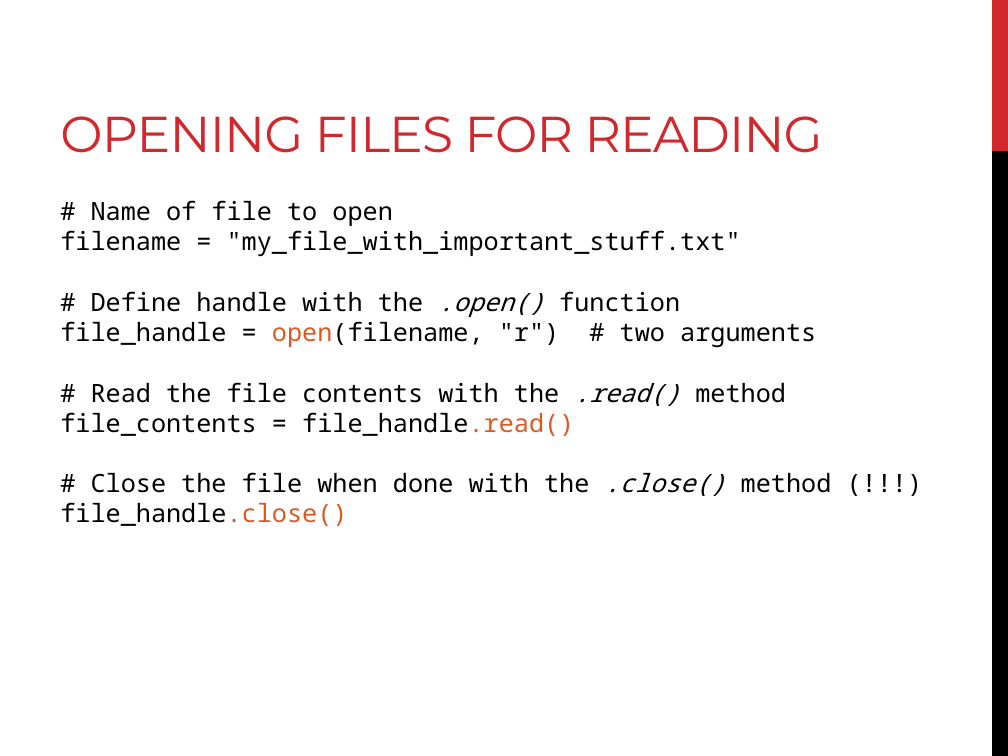
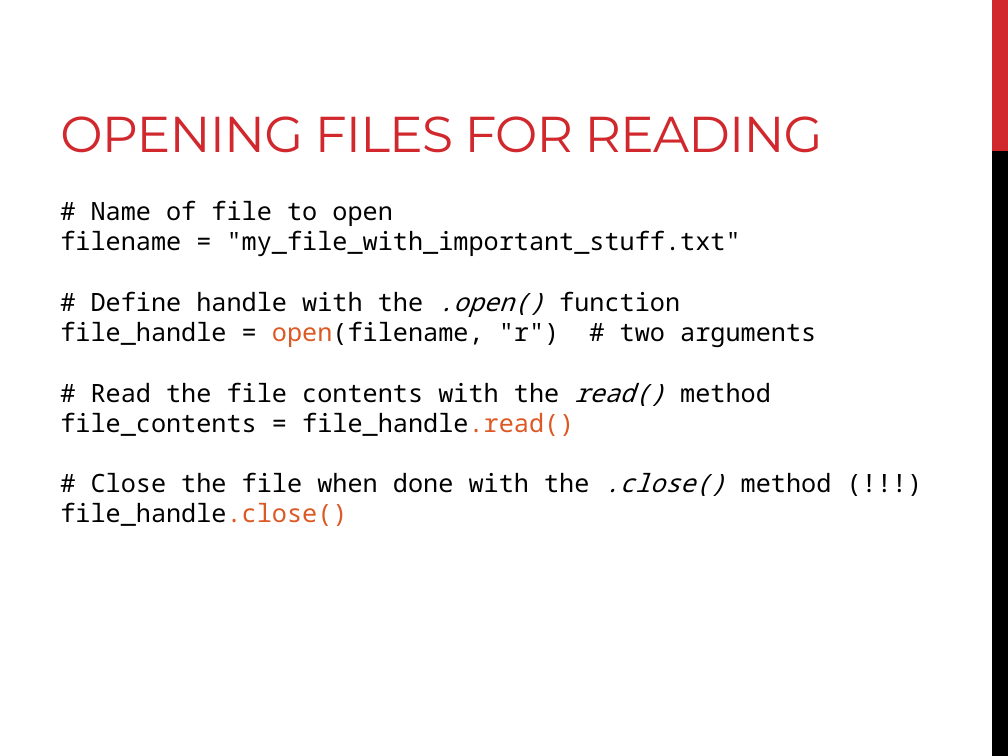
Before and after one commit to sjspielman/bdib2016_python, a slide deck: slide 5 of files/day4_materials/slides_day4.pptx. Drawn at 1008x756 pixels with LibreOffice and Linux fonts; fonts in the diff are those of the drawing. Boxes give left, top, right and bottom in pixels: in the first picture for what was removed or moved away, otherwise in the second. Text is boxed around its words. In the diff, an @@ line names an element or a change of style, - is before the commit and + after.

Commit message:
day4 slide typo fix

```diff
--- a/files/day4_materials/slides_day4.pptx
+++ b/files/day4_materials/slides_day4.pptx
@@ text at <box>91,382,771,406</box>: text changed @@
-# Read the file contents with the .read() method
+# Read the file contents with the read() method
```
Also in this commit, not shown: 5 other slides changed, 2 slides added, 1 other file.
